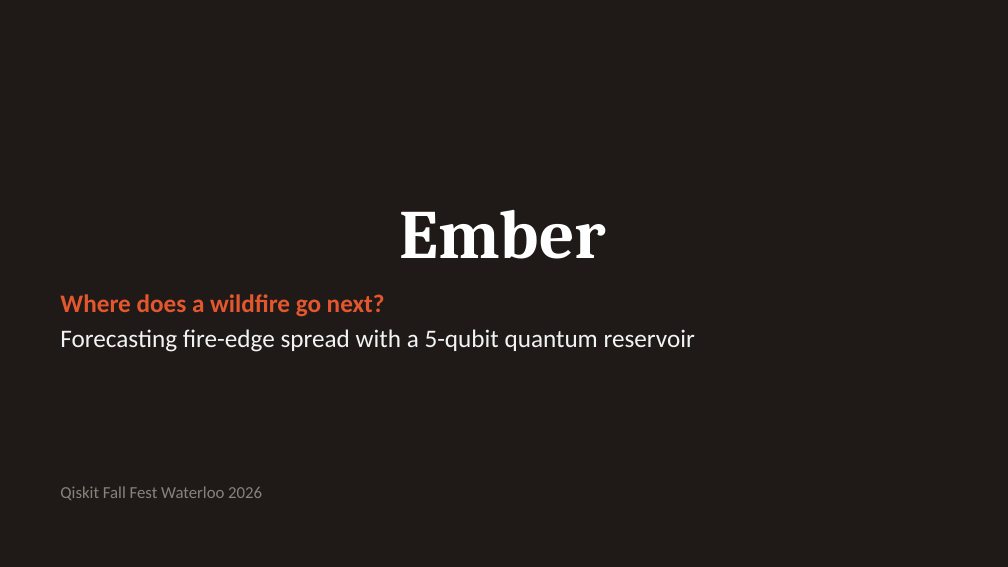
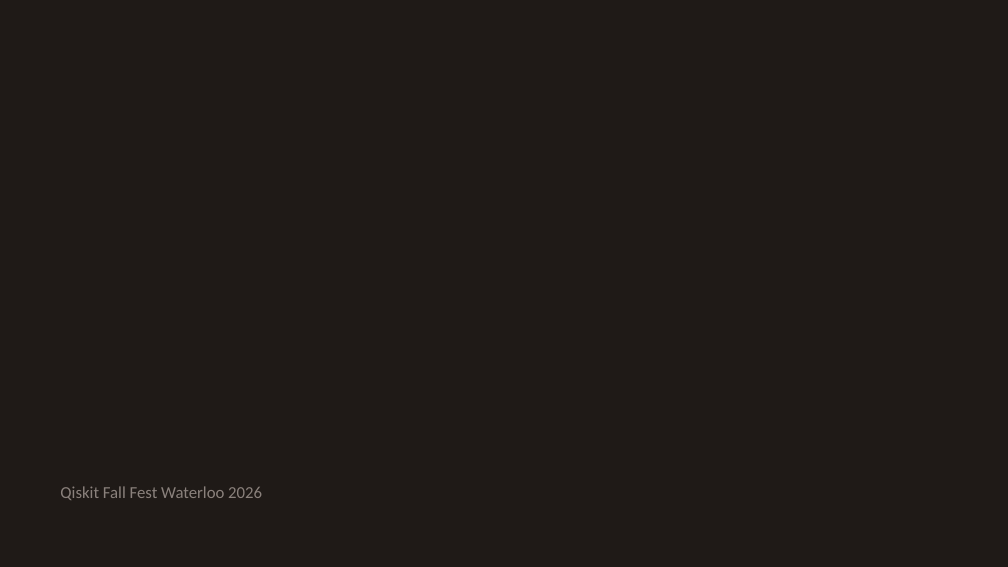
Before and after one commit to popsukss/qff-ember, a slide deck: slide 1 of slides/ember.pptx. Drawn at 1008x567 pixels with LibreOffice and Linux fonts; fonts in the diff are those of the drawing; background and template pictures are left out. Boxes give left, top, right and bottom in pixels: in the first picture for what was removed or moved away, otherwise in the second. Text is boxed around its words. In the diff, an @@ line names an element or a change of style, - is before the commit and + after.

```diff
--- a/slides/ember.pptx
+++ b/slides/ember.pptx
@@ title removed at (399, 210, 606, 259) @@
-Ember
@@ text removed at (60, 294, 695, 352) @@
-Where does a wildfire go next?
-Forecasting fire-edge spread with a 5-qubit quantum reservoir
```
Also in this commit, not shown: 4 other slides changed, 1 slide added, 1 other file.
